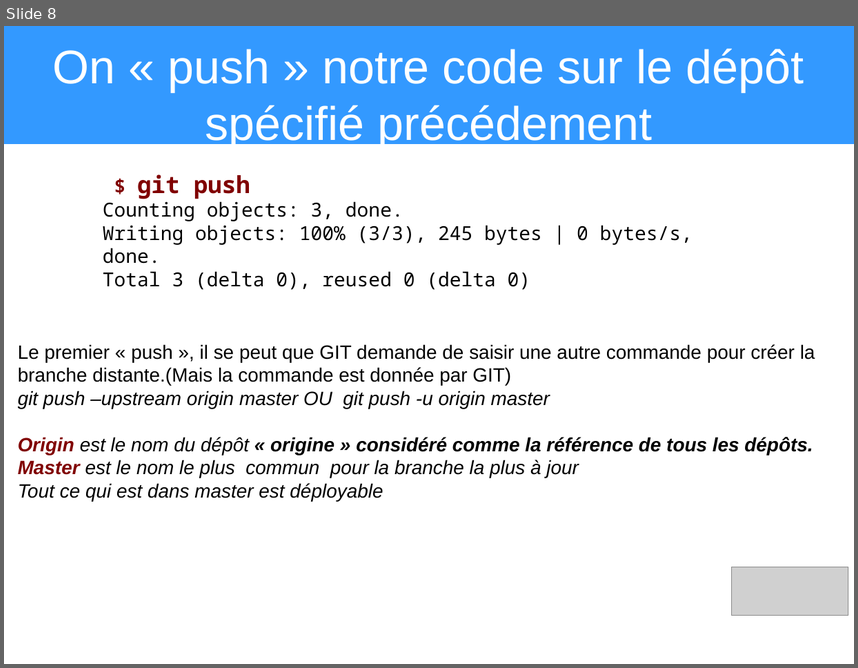
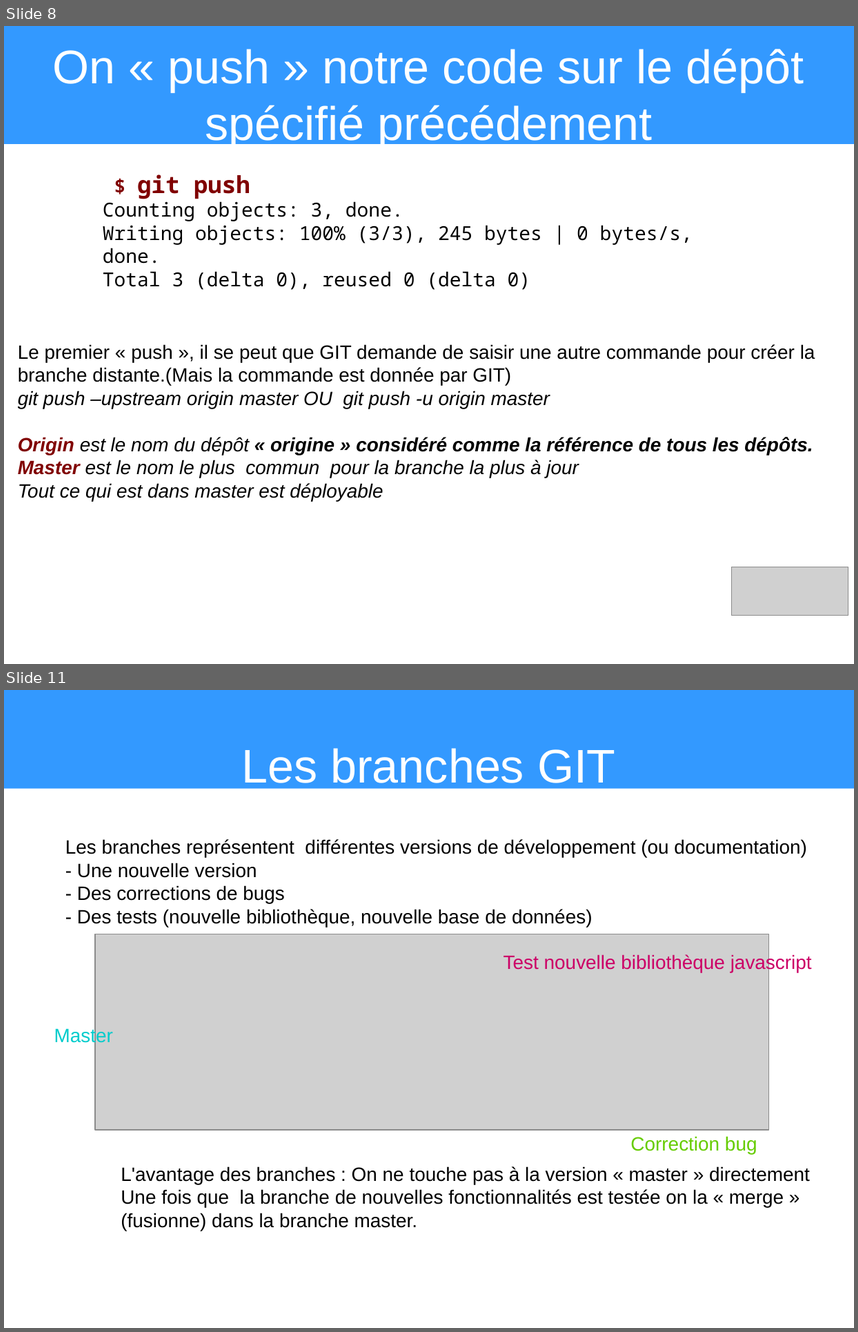
Before and after one commit to heylve/current, a slide deck: Presentations/git_explained.odp. Shown one above the other, each under a label of ours: slide 8 before the commit, slides 8 and 11 after it; the slides between them are not shown. The pictures are 858x668 and 858x1332 pixels, drawn with LibreOffice and Linux fonts; fonts in the diff are those of the drawing; grey boxes stand for pictures. Boxes give left, top, right and bottom in pixels: in the first picture for what was removed or moved away, otherwise in the second. Text is boxed around its words. In the diff, an @@ line names an element or a change of style, - is before the commit and + after.

```diff
--- a/Presentations/git_explained.odp
+++ b/Presentations/git_explained.odp
@@ slide 11 added at (4, 690, 854, 1328), background #FFFFFF @@
@@ title added at (4, 690, 854, 789), fill #3399FF, 44 pt, text #FFFFFF @@
+Les branches GIT
@@ text added at (65, 839, 806, 927), 18 pt, text #000000 @@
+Les branches représentent différentes versions de développement (ou documentation)
+- Une nouvelle version
+- Des corrections de bugs
+- Des tests (nouvelle bibliothèque, nouvelle base de données)
@@ picture added at (95, 934, 769, 1130) @@
@@ text added at (504, 954, 812, 972), 18 pt, text #CC0066 @@
+Test nouvelle bibliothèque javascript
@@ text added at (54, 1027, 113, 1045), 18 pt, text #00CCCC @@
+Master
@@ text added at (631, 1136, 757, 1154), 18 pt, text #66CC00 @@
+Correction bug
@@ text added at (121, 1166, 810, 1230), 18 pt, text #000000 @@
+L'avantage des branches : On ne touche pas à la version « master » directement
+Une fois que la branche de nouvelles fonctionnalités est testée on la « merge »
+(fusionne) dans la branche master.
```
Also in this commit, not shown: 2 slides changed, 6 other slides added, 8 slides removed.
